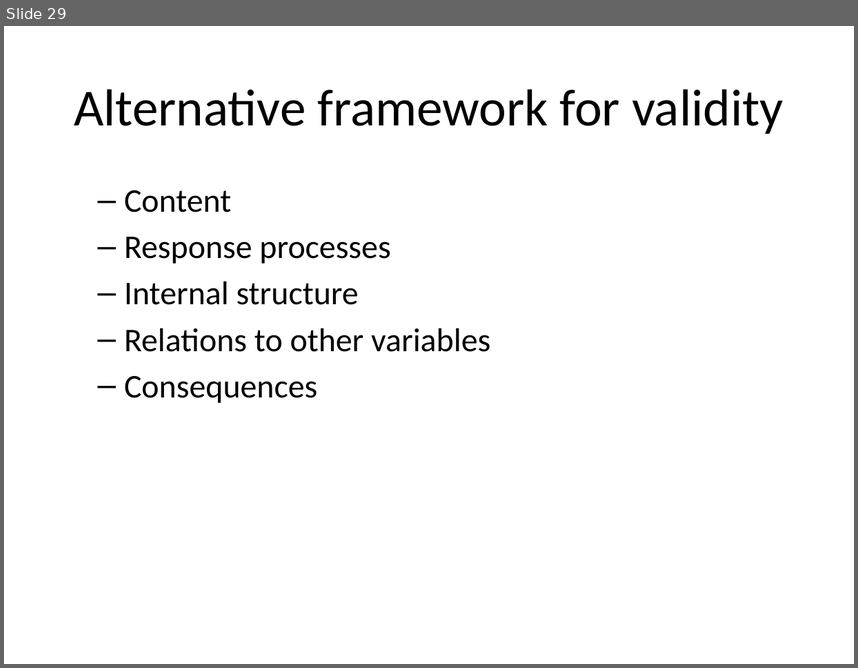
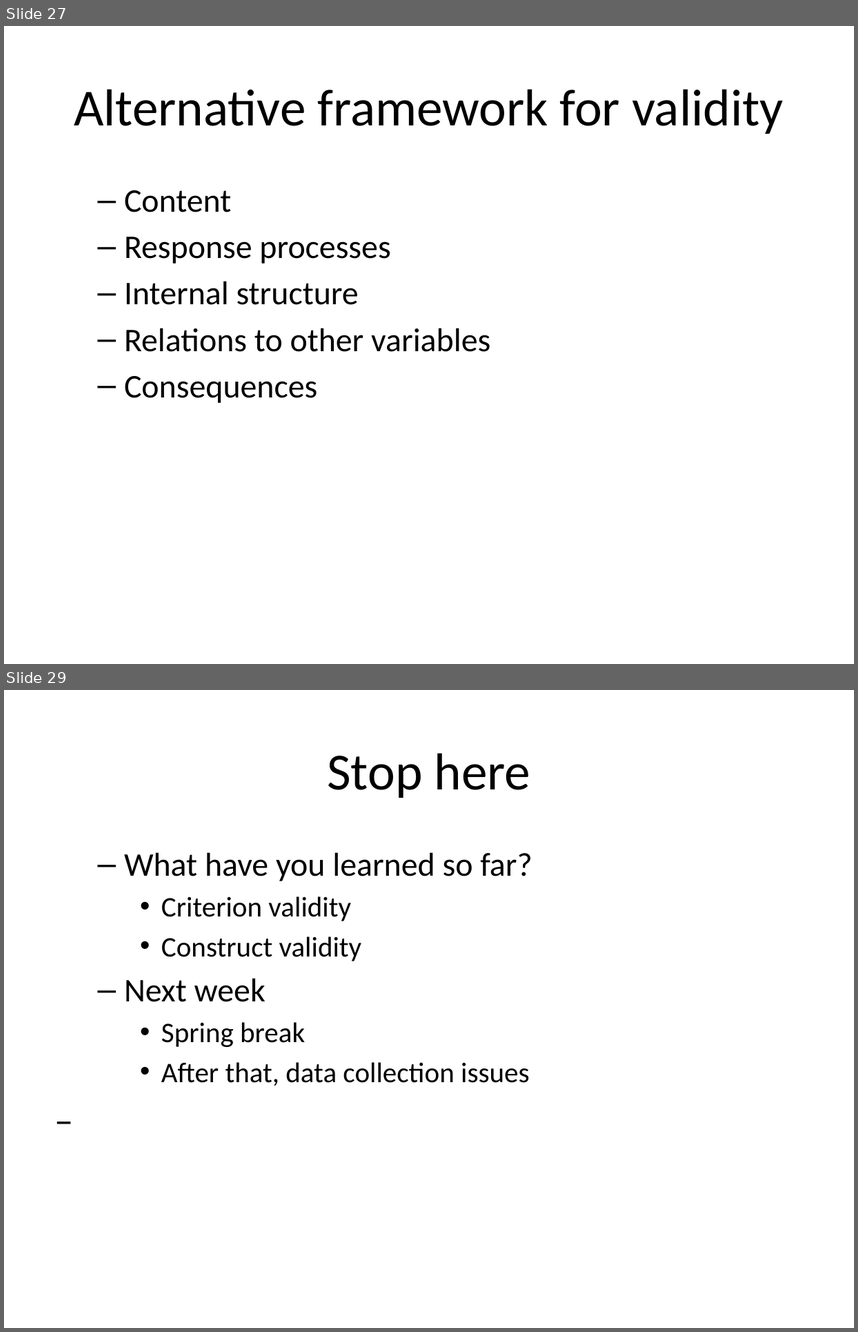
Before and after one commit to classes-medb/5510, a slide deck: src/video-09-validity.pptx. Shown one above the other, each under a label of ours: slide 29 before the commit, slides 27 and 29 after it; the slides between them are not shown. The pictures are 858x668 and 858x1332 pixels, drawn with LibreOffice and Linux fonts; fonts in the diff are those of the drawing. Boxes give left, top, right and bottom in pixels: in the first picture for what was removed or moved away, otherwise in the second. Text is boxed around its words. In the diff, an @@ line names an element or a change of style, - is before the commit and + after.

```diff
--- a/src/video-09-validity.pptx
+++ b/src/video-09-validity.pptx
@@ slide 29 added at <box>4,690,854,1328</box>, background #FFFFFF @@
@@ title added at <box>327,753,531,798</box>, 44 pt, text #000000 @@
+Stop here
@@ text added at <box>124,852,532,1085</box>, 24 pt, text #000000 @@
+  – What have you learned so far?
+    • Criterion validity
+    • Construct validity
+  – Next week
+    • Spring break
+    • After that, data collection issues
+–
@@ what was slide 29 is now slide 27 @@
```
Also in this commit, not shown: 5 slides changed, 2 other slides added, 5 slides removed, 4 other files.
